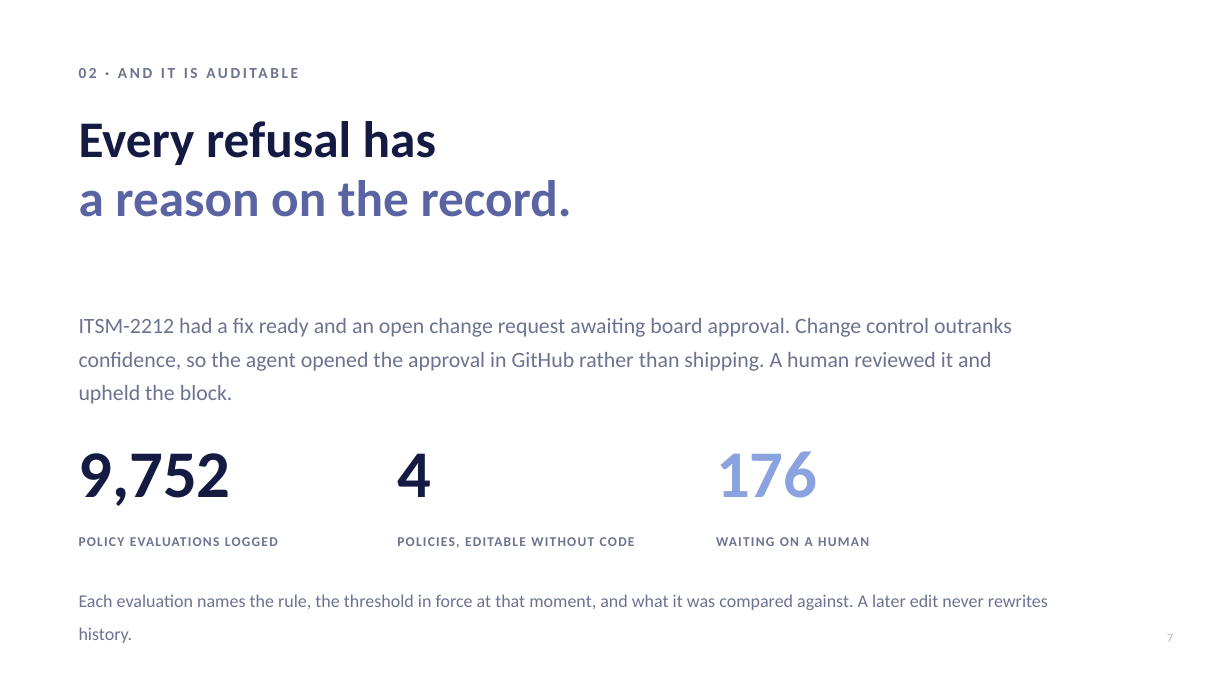
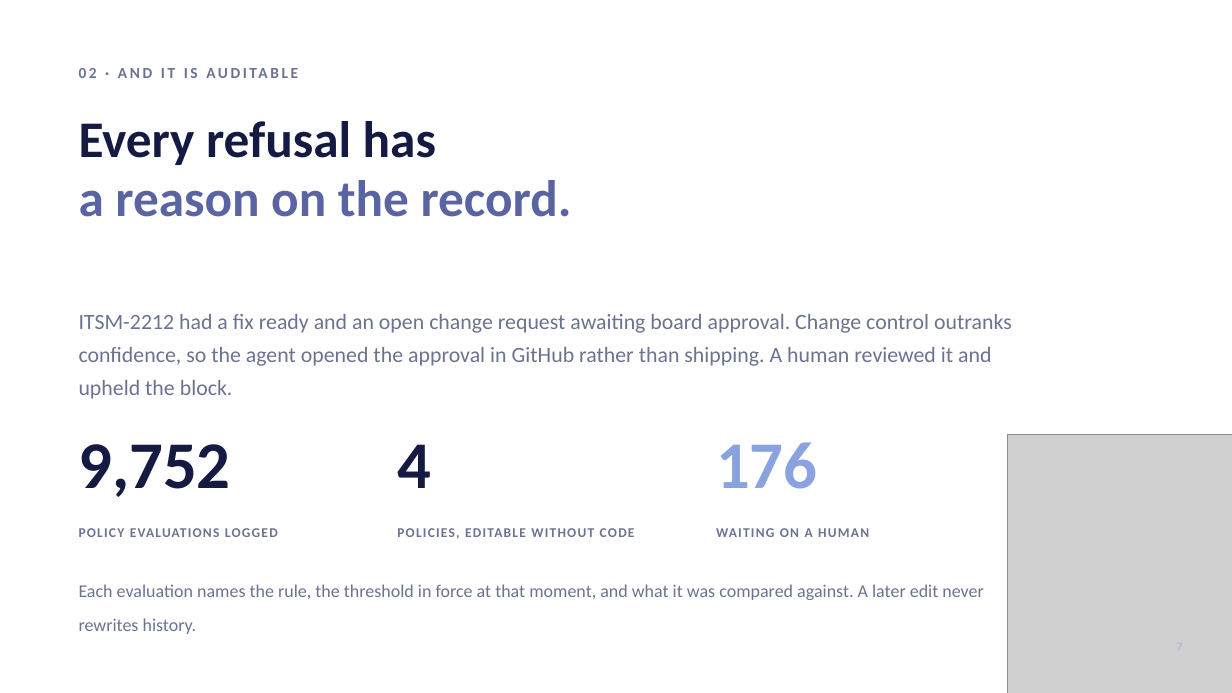
Before and after one commit to ZenBen5173/service-desk-command-center, a slide deck: slide 7 of docs/Service-Desk-Command-Center.pptx. Drawn at 1232x693 pixels with LibreOffice and Linux fonts; fonts in the diff are those of the drawing; grey boxes stand for pictures. Boxes give left, top, right and bottom in pixels: in the first picture for what was removed or moved away, otherwise in the second. Text is boxed around its words. In the diff, an @@ line names an element or a change of style, - is before the commit and + after.

```diff
--- a/docs/Service-Desk-Command-Center.pptx
+++ b/docs/Service-Desk-Command-Center.pptx
@@ text "ITSM-2212 had a fix ready ...": place and size @@
-text "ITSM-2212 had a fix ready ..." at (79, 318, 1012, 400)
+text "ITSM-2212 had a fix ready ..." at (79, 314, 1012, 399)
@@ picture added at (1007, 434, 1232, 693) @@
@@ 6 texts: place and size @@
-6 texts at (79, 451, 869, 548)
+6 texts at (79, 442, 869, 539)
@@ text "Each evaluation names the rule, ..." rewrapped from (79, 594, 1048, 643) to (79, 584, 983, 634) @@
@@ text removed at (1167, 634, 1173, 642) @@
-7
```
Also in this commit, not shown: 9 other slides changed, 1 slide added, 1 slide removed, 1 other file.
